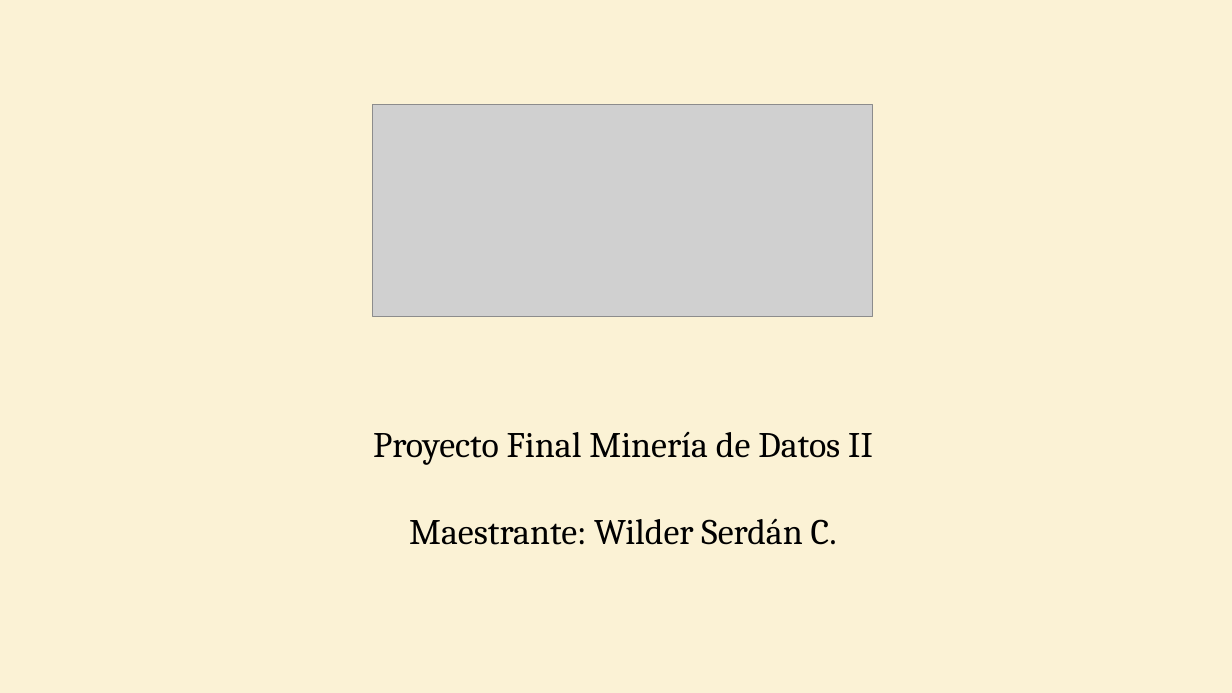
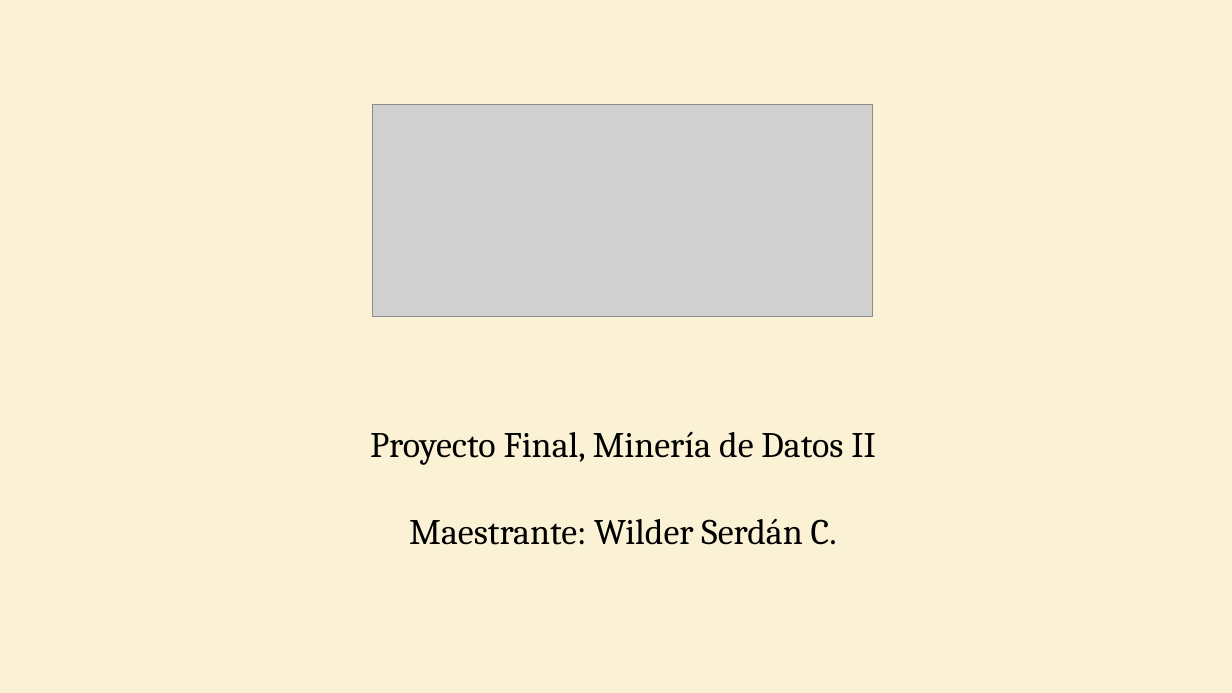
Before and after one commit to WilderGitHub/MCD, a slide deck: slide 1 of II. 08 Minería de Datos II/Proyecto Final.pptx. Drawn at 1232x693 pixels with LibreOffice and Linux fonts; fonts in the diff are those of the drawing; grey boxes stand for pictures. Boxes give left, top, right and bottom in pixels: in the first picture for what was removed or moved away, otherwise in the second. Text is boxed around its words. In the diff, an @@ line names an element or a change of style, - is before the commit and + after.

```diff
--- a/II. 08 Minería de Datos II/Proyecto Final.pptx
+++ b/II. 08 Minería de Datos II/Proyecto Final.pptx
@@ text at (370,431,876,465): text changed @@
-Proyecto Final Minería de Datos II
+Proyecto Final, Minería de Datos II
```
Also in this commit, not shown: 4 other slides changed, 9 slides added, 16 slides removed, 1 other file.
